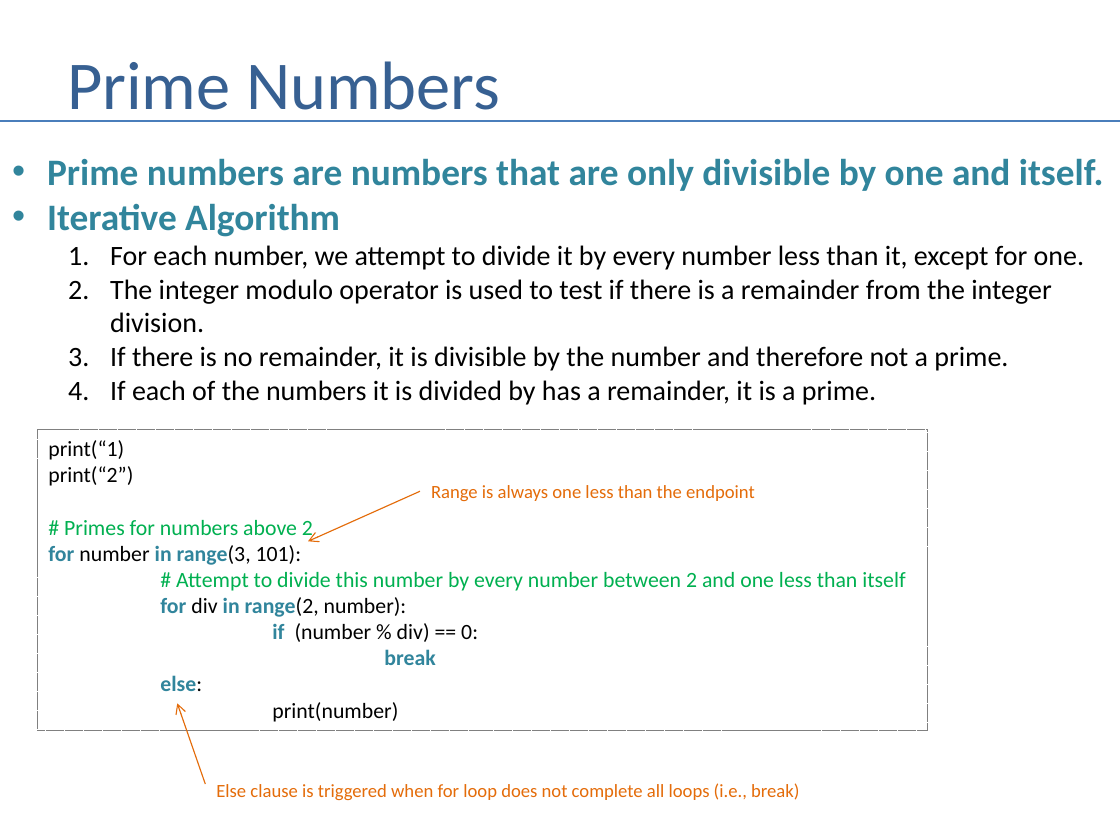
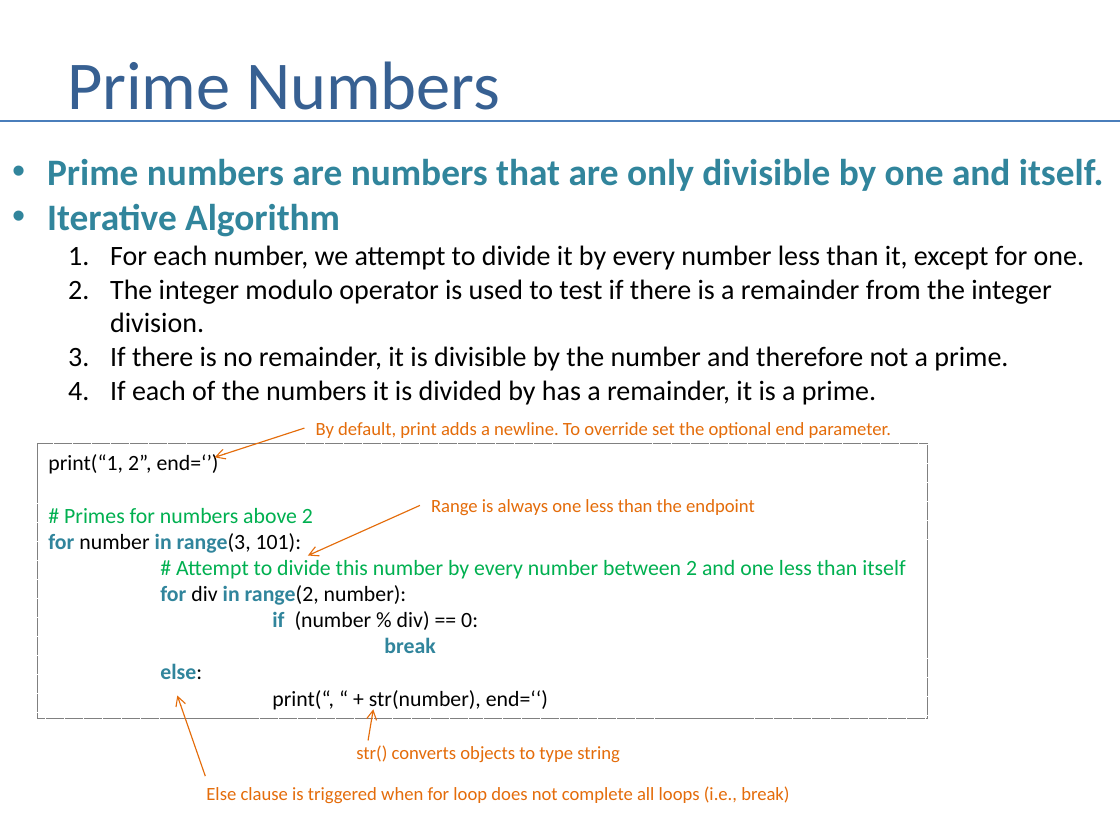
Before and after one commit to andrewferlitsch/Portland-Data-Science-Group, a slide deck: slide 4 of Presentations/Whiteboarding.pptx. Drawn at 1120x840 pixels with LibreOffice and Linux fonts; fonts in the diff are those of the drawing. Boxes give left, top, right and bottom in pixels: in the first picture for what was removed or moved away, otherwise in the second. Text is boxed around its words. In the diff, an @@ line names an element or a change of style, - is before the commit and + after.

Commit message:
clean prime example

```diff
--- a/Presentations/Whiteboarding.pptx
+++ b/Presentations/Whiteboarding.pptx
@@ rectangle "print(“1, 2”, end=‘’)": place and size @@
-rectangle "print(“1, 2”, end=‘’)" at [37,429,926,730]
+rectangle "print(“1, 2”, end=‘’)" at [37,444,926,719]
@@ arrow added from (305, 428) to (215, 457), #E46C0A 0.75 pt @@
@@ text added at [316,422,891,438], 12 pt, text #E46C0A @@
+By default, print adds a newline. To override set the optional end parameter.
@@ text in rectangle at [48,453,219,474]: text changed @@
-print(“1)
-print(“2”)
+print(“1, 2”, end=‘’)
@@ arrow moved from (420, 492) - (308, 541) to (420, 505) - (308, 556) @@
@@ text "Range is always one less ...": place and size @@
-text "Range is always one less ..." at [431,485,755,501]
+text "Range is always one less ..." at [431,499,755,515]
@@ arrow moved from (205, 784) - (177, 703) to (205, 776) - (177, 696) @@
@@ text in rectangle at [272,690,548,712]: text changed @@
-print(number)
+print(“, “ + str(number), end=‘‘)
@@ arrow added from (368, 740) to (373, 709), #E46C0A 0.75 pt @@
@@ text added at [356,745,620,762], 12 pt, text #E46C0A @@
+str() converts objects to type string
@@ text "Else clause is triggered when ...": place and size @@
-text "Else clause is triggered when ..." at [216,783,799,800]
+text "Else clause is triggered when ..." at [206,786,789,803]
```
Also in this commit, not shown: 1 other slide changed, 1 other file.
